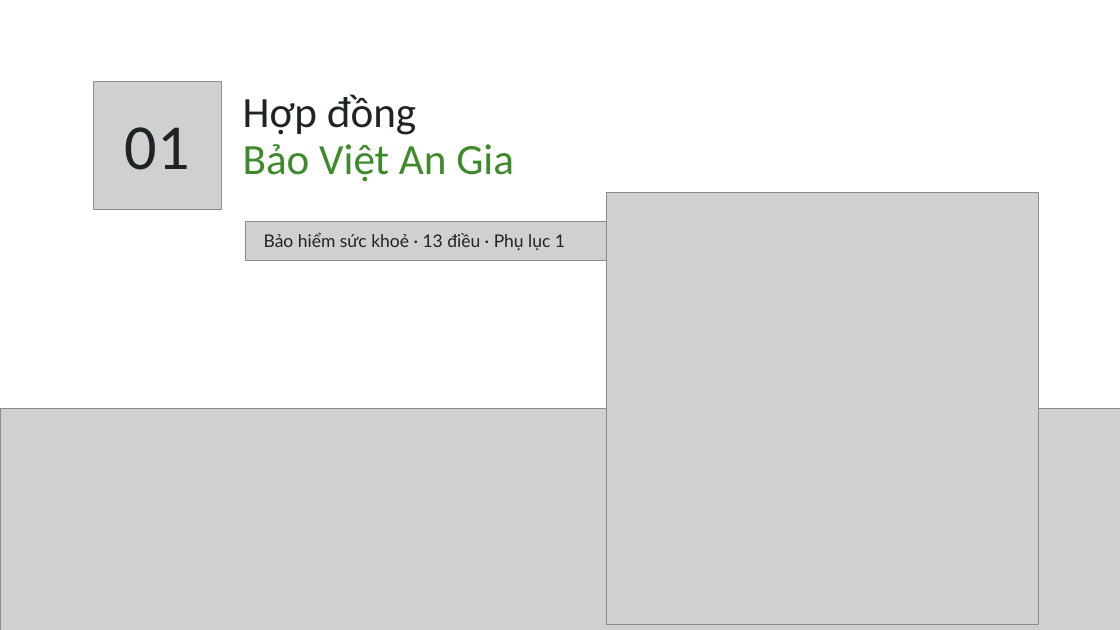
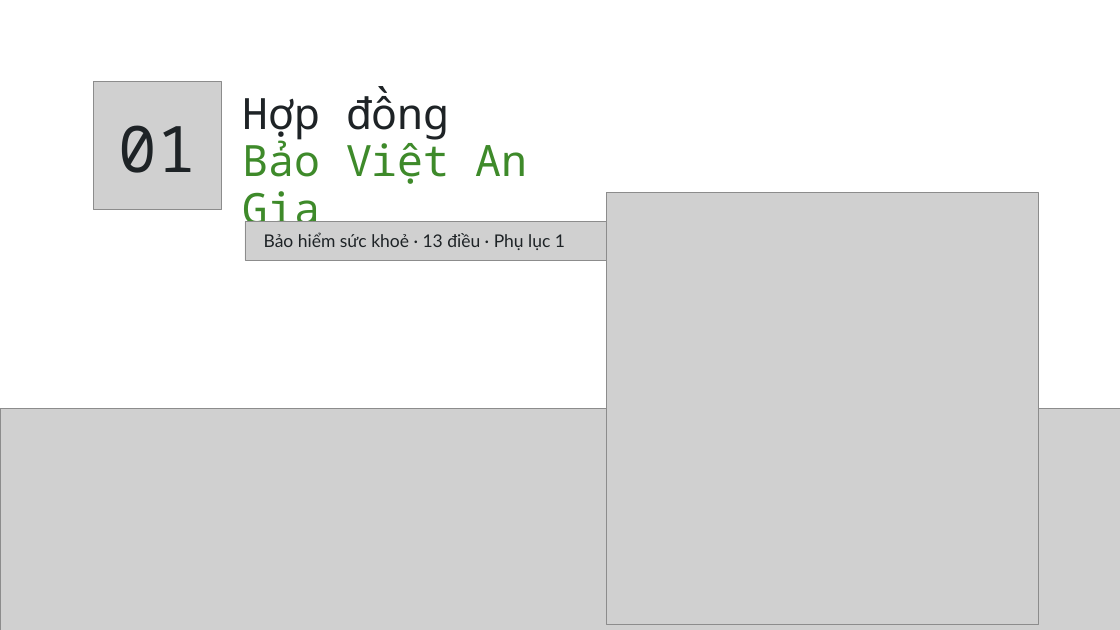
Before and after one commit to tranquanghaofake-dotcom/Law, a slide deck: slide 2 of docs/bai/hd-bao-hiem-nhom2/hop-dong-bao-hiem-nhom2.pptx. Drawn at 1120x630 pixels with LibreOffice and Linux fonts; fonts in the diff are those of the drawing; grey boxes stand for pictures; background and template pictures are left out. Boxes give left, top, right and bottom in pixels: in the first picture for what was removed or moved away, otherwise in the second. Text is boxed around its words. In the diff, an @@ line names an element or a change of style, - is before the commit and + after.

```diff
--- a/docs/bai/hd-bao-hiem-nhom2/hop-dong-bao-hiem-nhom2.pptx
+++ b/docs/bai/hd-bao-hiem-nhom2/hop-dong-bao-hiem-nhom2.pptx
@@ title "Hợp đồng" at (x1=243, y1=88, x2=527, y2=236): font Calibri to Noto Sans Mono @@
@@ text "01" at (x1=119, y1=125, x2=196, y2=173): font Calibri to Noto Sans Mono @@
```
Also in this commit, not shown: 3 other slides changed, 10 other files.
